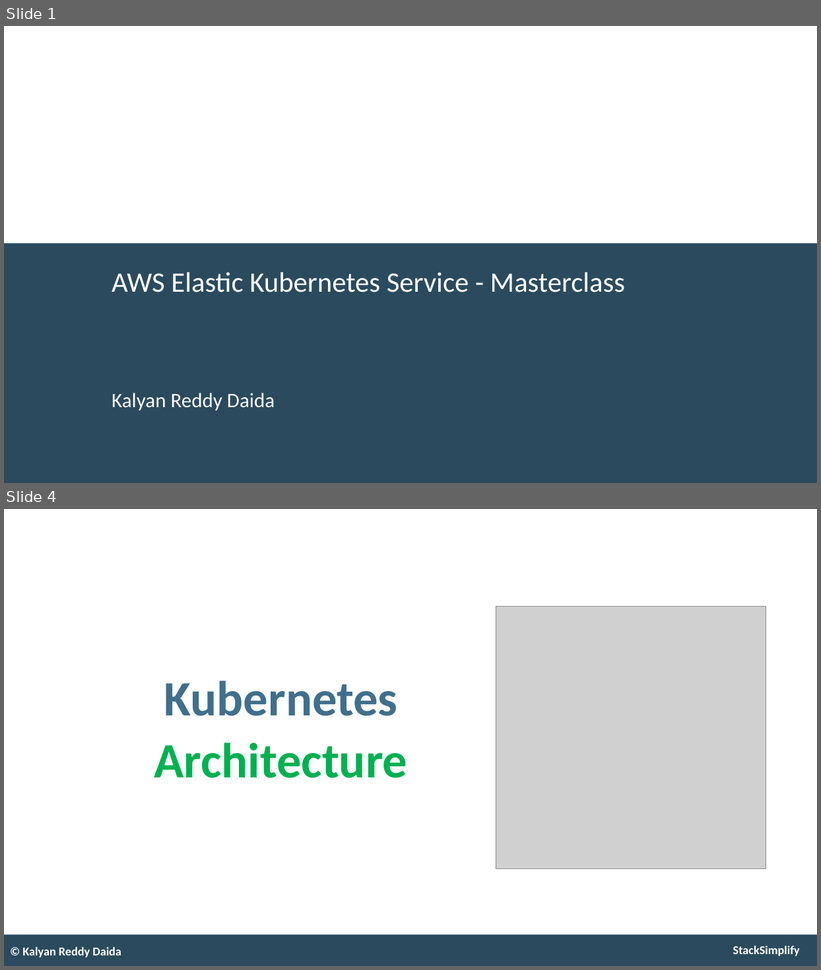
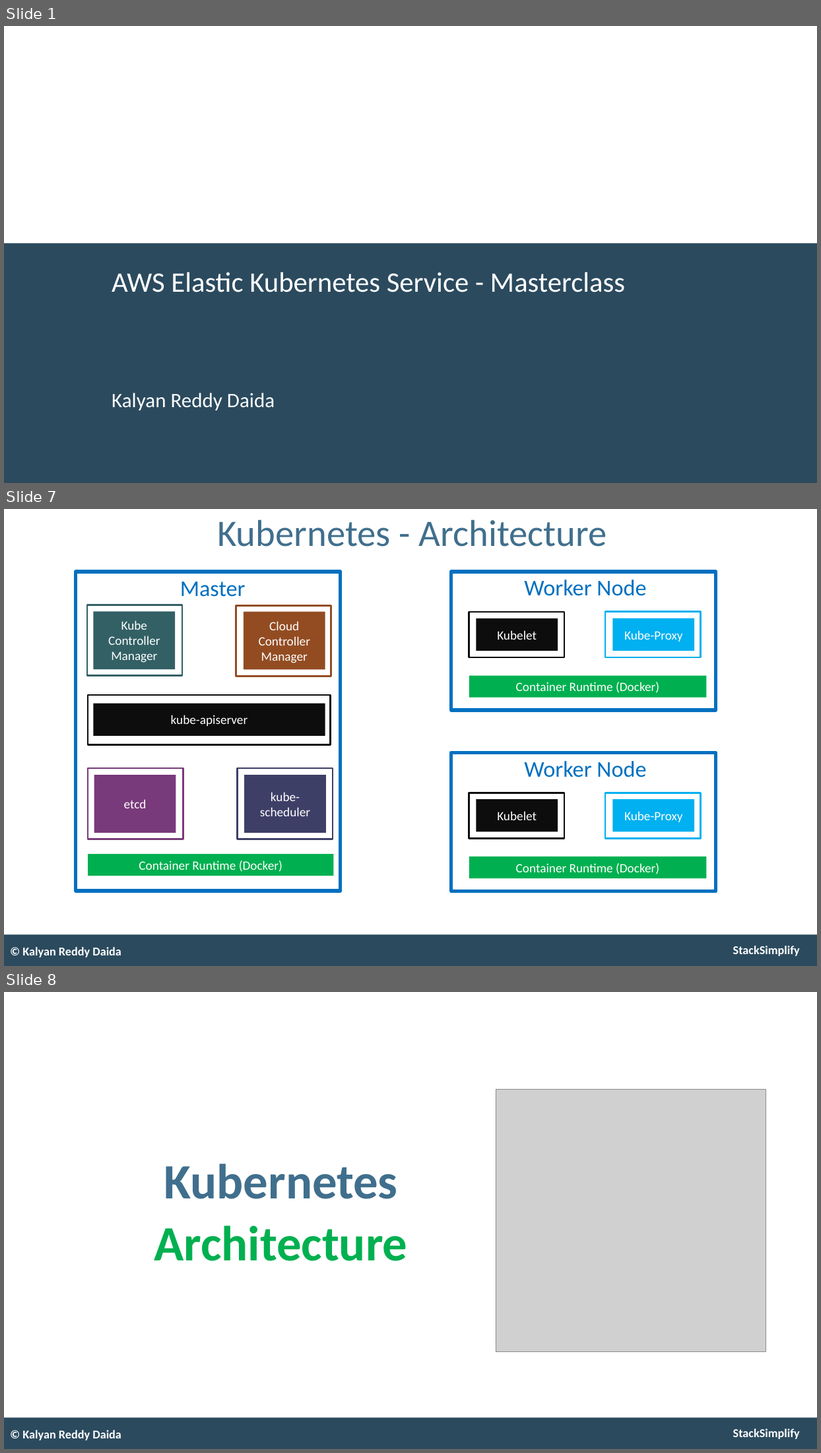
Before and after one commit to stacksimplify/aws-eks-kubernetes-masterclass, a slide deck: presentation/AWS-Fargate-and-EKS-Masterclass.pptx. Shown one above the other, each under a label of ours: slides 1 and 4 before the commit, slides 1, 7 and 8 after it; the slides between them are not shown. The pictures are 821x970 and 821x1453 pixels, drawn with LibreOffice and Linux fonts; fonts in the diff are those of the drawing; grey boxes stand for pictures. Boxes give left, top, right and bottom in pixels: in the first picture for what was removed or moved away, otherwise in the second. Text is boxed around its words. In the diff, an @@ line names an element or a change of style, - is before the commit and + after.

```diff
--- a/presentation/AWS-Fargate-and-EKS-Masterclass.pptx
+++ b/presentation/AWS-Fargate-and-EKS-Masterclass.pptx
@@ slide 7 added at (4, 509, 817, 966), background #FFFFFF; not listed: 2 template elements that a slide beside it also shows @@
@@ title added at (217, 520, 607, 547), 53 pt, text #406F8D @@
+Kubernetes - Architecture
@@ rectangle added at (76, 572, 341, 891), outline #0070C0 5 pt @@
@@ text added at (180, 582, 246, 597), 32 pt, text #0070C0 @@
+Master
@@ rectangle added at (451, 572, 716, 710), outline #0070C0 5 pt @@
@@ text added at (524, 580, 646, 596), 32 pt, text #0070C0 @@
+Worker Node
@@ rectangle added at (87, 605, 182, 676), outline #326065 2.5 pt @@
@@ rectangle added at (236, 605, 331, 676), outline #934C22 2.5 pt @@
@@ rectangle added at (94, 612, 175, 669), fill #326065, 18 pt, text #FFFFFF @@
+Kube Controller Manager
@@ rectangle added at (244, 612, 325, 669), fill #934C22, 18 pt, text #FFFFFF @@
+Cloud Controller Manager
@@ rectangle added at (469, 612, 564, 658), outline #0D0D0D 2.5 pt @@
@@ rectangle added at (476, 619, 558, 651), fill #0D0D0D, 18 pt, text #FFFFFF @@
+Kubelet
@@ rectangle added at (605, 612, 700, 657), outline #00B0F0 2.5 pt @@
@@ rectangle added at (613, 619, 694, 651), fill #00B0F0, 18 pt, text #FFFFFF @@
+Kube-Proxy
@@ rectangle added at (469, 676, 706, 698), fill #00B050, 18 pt, text #FFFFFF @@
+Container Runtime (Docker)
@@ rectangle added at (88, 695, 331, 745), outline #0D0D0D 2.5 pt @@
@@ rectangle added at (94, 704, 325, 736), fill #0D0D0D, 18 pt, text #FFFFFF @@
+kube-apiserver
@@ rectangle added at (451, 753, 716, 892), outline #0070C0 5 pt @@
@@ text added at (524, 761, 646, 778), 32 pt, text #0070C0 @@
+Worker Node
@@ rectangle added at (88, 768, 183, 839), outline #783A7A 2.5 pt @@
@@ rectangle added at (94, 775, 176, 833), fill #783A7A, 18 pt, text #FFFFFF @@
+etcd
@@ rectangle added at (238, 768, 333, 839), outline #3E3F68 2.5 pt @@
@@ rectangle added at (244, 775, 326, 833), fill #3E3F68, 18 pt, text #FFFFFF @@
+kube-scheduler
@@ rectangle added at (469, 793, 564, 839), outline #0D0D0D 2.5 pt @@
@@ rectangle added at (476, 799, 558, 832), fill #0D0D0D, 18 pt, text #FFFFFF @@
+Kubelet
@@ rectangle added at (605, 793, 700, 839), outline #00B0F0 2.5 pt @@
@@ rectangle added at (613, 799, 694, 832), fill #00B0F0, 18 pt, text #FFFFFF @@
+Kube-Proxy
@@ rectangle added at (88, 854, 333, 876), fill #00B050, 18 pt, text #FFFFFF @@
+Container Runtime (Docker)
@@ rectangle added at (469, 857, 706, 879), fill #00B050, 18 pt, text #FFFFFF @@
+Container Runtime (Docker)
@@ text added at (22, 947, 121, 958), 17 pt, text #FFFFFF, bold @@
+© Kalyan Reddy Daida
@@ what was slide 4 is now slide 8 @@
```
Also in this commit, not shown: 2 slides changed, 3 other slides added, 4 other files.
